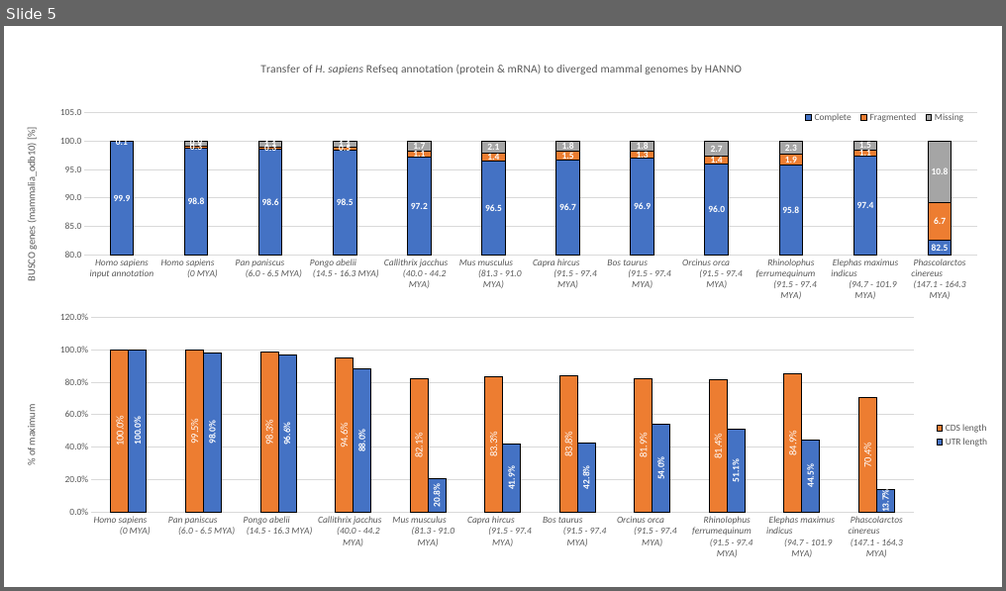
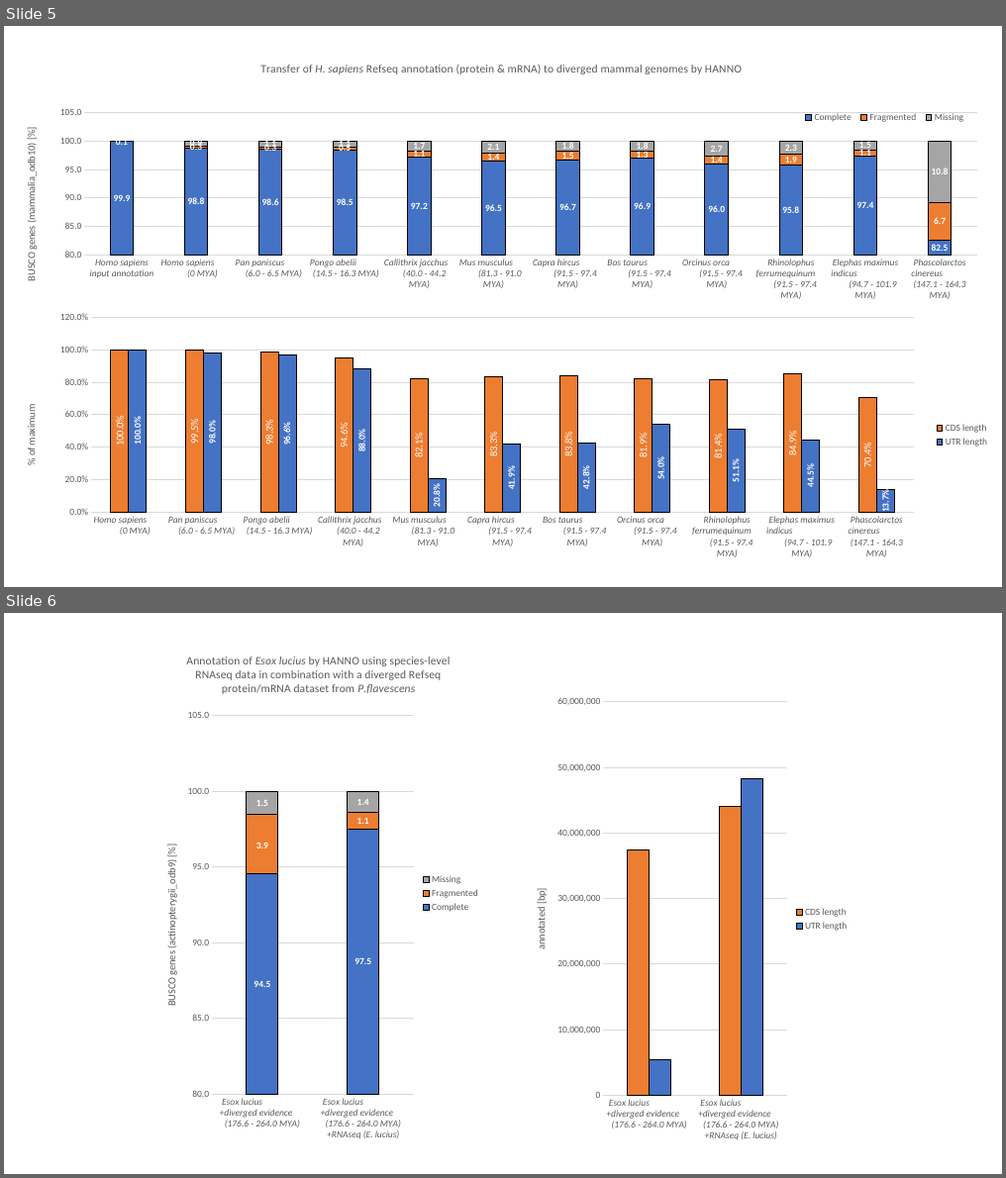
Before and after one commit to HMPNK/HANNO, a slide deck: HANNO-flow.pptx. Shown one above the other, each under a label of ours: slide 5 before the commit, slides 5 and 6 after it. The pictures are 1006x591 and 1006x1178 pixels, drawn with LibreOffice and Linux fonts; fonts in the diff are those of the drawing. Boxes give left, top, right and bottom in pixels: in the first picture for what was removed or moved away, otherwise in the second. Text is boxed around its words. In the diff, an @@ line names an element or a change of style, - is before the commit and + after.

```diff
--- a/HANNO-flow.pptx
+++ b/HANNO-flow.pptx
@@ slide 6 added at bbox=[4, 613, 1002, 1174], background #FFFFFF @@
@@ column stacked chart added at bbox=[150, 636, 487, 1152] @@
+title "Annotation of Esox lucius by HANNO using species-level RNAseq data in combination with a diverged Refseq protein/mRNA dataset from P.flavescens "
+categories: Esox lucius                    +diverged evidence       (176.6 - 264.0 MYA), Esox lucius                    +diverged evidence       (176.6 - 264.0 MYA) +RNAseq (E. lucius)
+Complete: 94.5, 97.5
+Fragmented: 3.9, 1.1
+Missing: 1.5, 1.4
@@ column chart added at bbox=[519, 687, 856, 1152] @@
+categories: Esox lucius                    +diverged evidence       (176.6 - 264.0 MYA), Esox lucius                    +diverged evidence       (176.6 - 264.0 MYA) +RNAseq (E. lucius)
+CDS length: 37000000, 44000000
+UTR length: 5000000, 48000000
```
Also in this commit, not shown: 1 other file.
